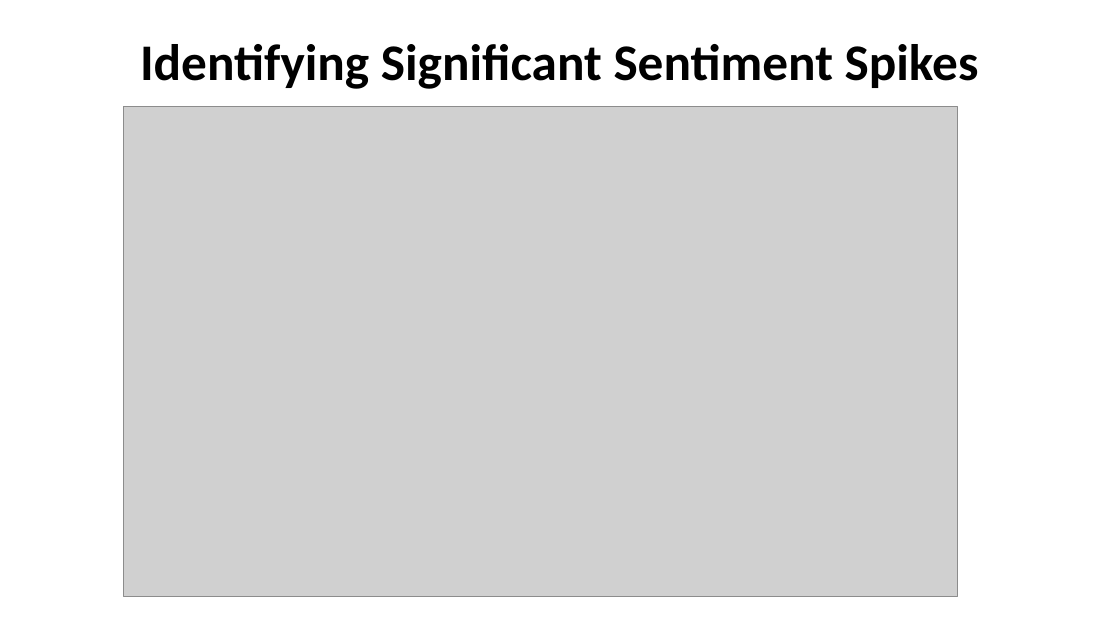
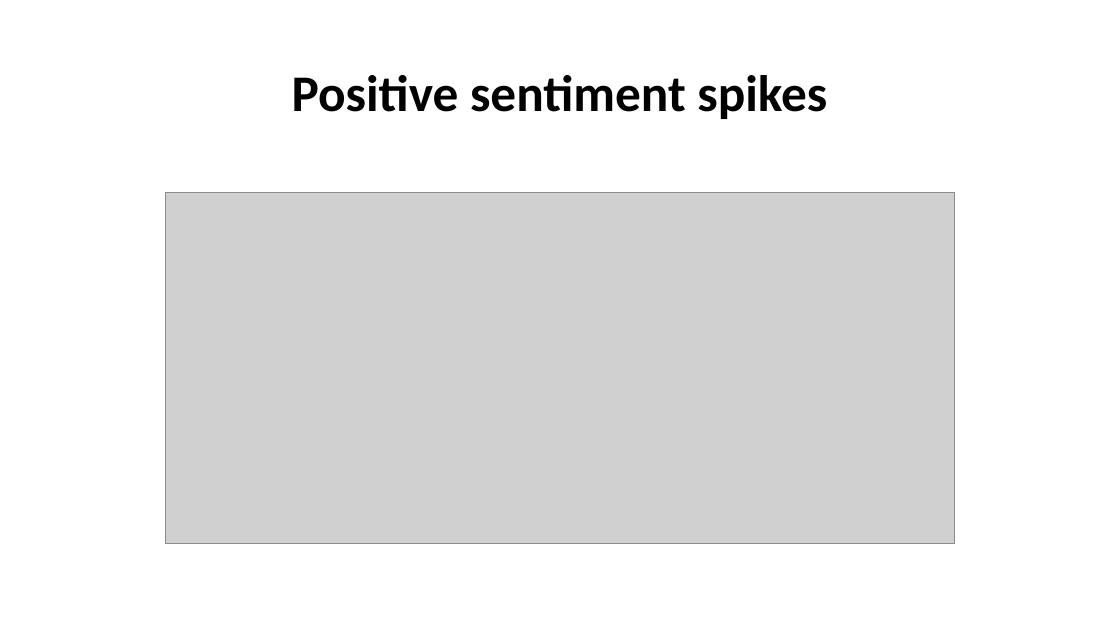
Before and after one commit to johnsteven9988776655/twitter_analysis, a slide deck: slide 7 of Twitter brand sentiment analysis.pptx (slide 6 before the commit). Drawn at 1120x630 pixels with LibreOffice and Linux fonts; fonts in the diff are those of the drawing; grey boxes stand for pictures. Boxes give left, top, right and bottom in pixels: in the first picture for what was removed or moved away, otherwise in the second. Text is boxed around its words. In the diff, an @@ line names an element or a change of style, - is before the commit and + after.

```diff
--- a/Twitter brand sentiment analysis.pptx
+++ b/Twitter brand sentiment analysis.pptx
@@ title at (292, 75, 827, 119): text changed @@
-Identifying Significant Sentiment Spikes
+Positive sentiment spikes
@@ picture: place and size @@
-picture at (124, 107, 958, 597)
+picture at (166, 192, 955, 544)
```
Also in this commit, not shown: 4 other slides changed, 2 slides added, 1 other file.
